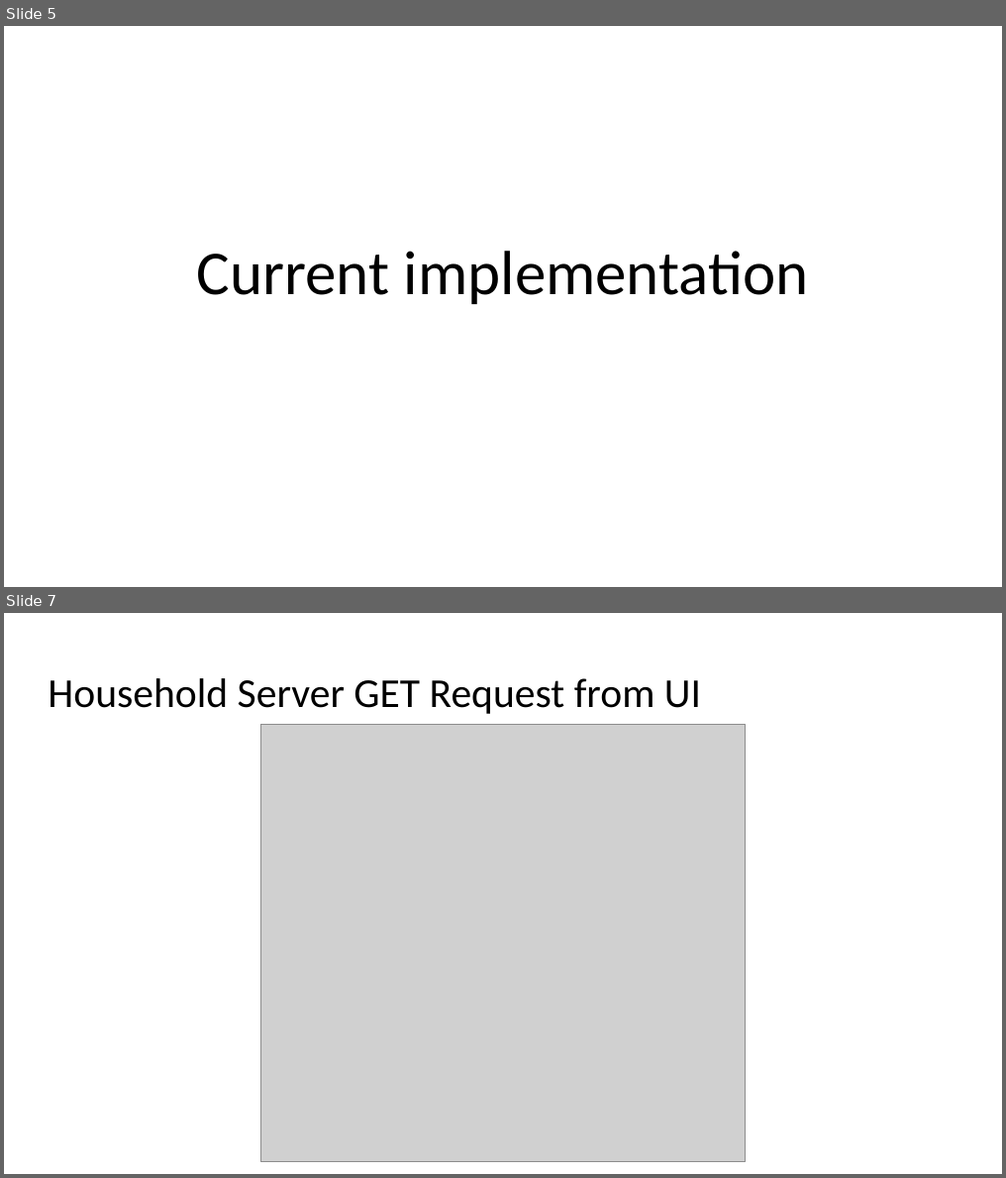
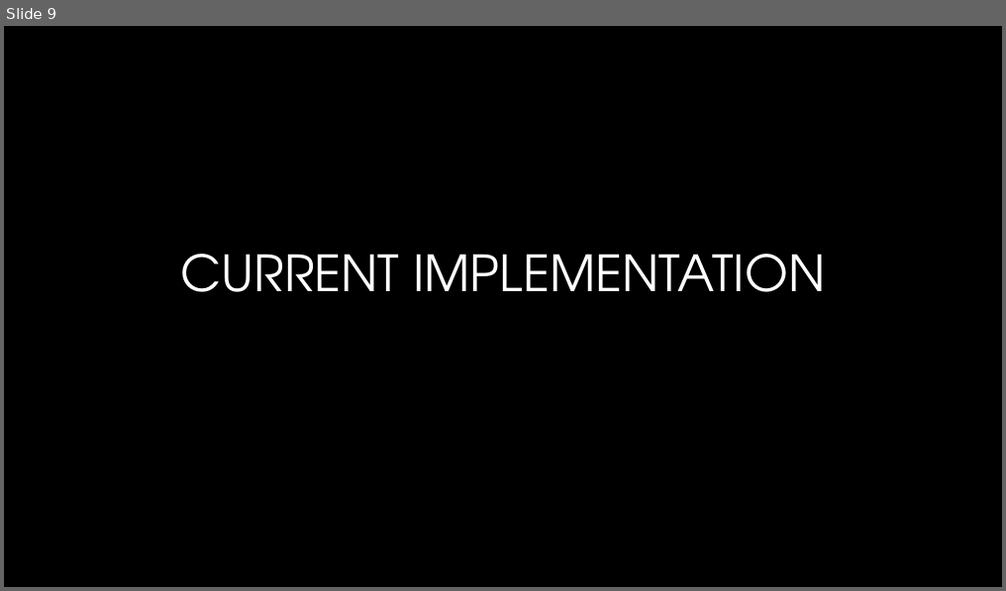
Before and after one commit to JacobEberhardt/decentralized-energy-trading, a slide deck: documentation/Milestone Presentation.pptx. Shown one above the other, each under a label of ours: slides 5 and 7 before the commit, slide 9 after it; the slides between them are not shown. The pictures are 1006x1178 and 1006x591 pixels, drawn with LibreOffice and Linux fonts; fonts in the diff are those of the drawing; grey boxes stand for pictures; background and template pictures are left out. Boxes give left, top, right and bottom in pixels: in the first picture for what was removed or moved away, otherwise in the second. Text is boxed around its words. In the diff, an @@ line names an element or a change of style, - is before the commit and + after.

```diff
--- a/documentation/Milestone Presentation.pptx
+++ b/documentation/Milestone Presentation.pptx
@@ slide 7 removed at (4, 613, 1002, 1174), background #FFFFFF @@
@@ title removed at (48, 678, 701, 714) @@
-Household Server GET Request from UI
@@ picture removed at (260, 724, 746, 1161) @@
@@ what was slide 5 is now slide 9 @@
@@ slide 9 changed as well @@
@@ background #FFFFFF to picture (left out) @@
@@ title at (180, 254, 825, 292): text changed; size 45 to 36 pt; font Calibri to TeX Gyre Adventor; text colour #000000 to gradient #FFFFFF to #A6A6A6 @@
-Current implementation
+CURRENT IMPLEMENTATION
```
Also in this commit, not shown: 7 other slides changed, 6 slides added, 2 other slides removed.
